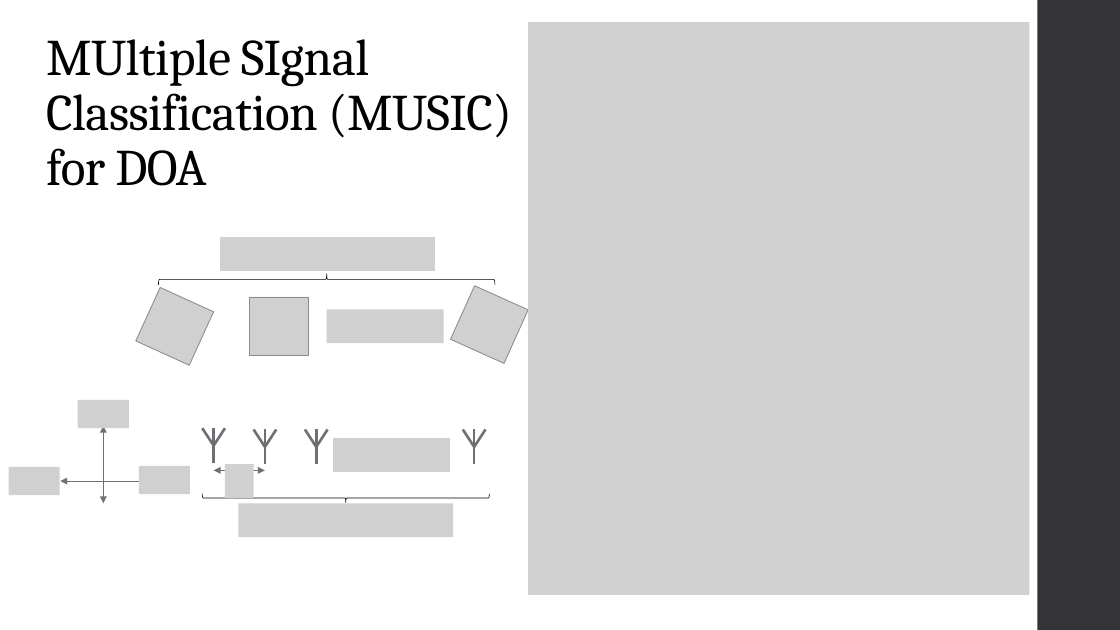
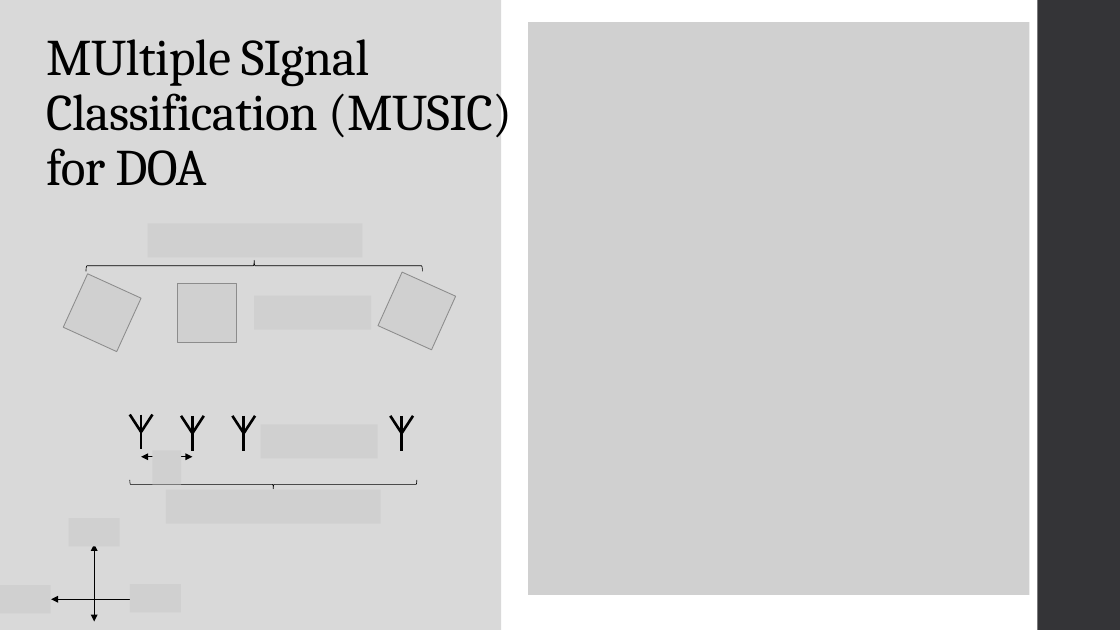
Before and after one commit to NateGolding/ECEN5244_Project, a slide deck: slide 3 of ECEN_5244_Term_Presentation.pptx. Drawn at 1120x630 pixels with LibreOffice and Linux fonts; fonts in the diff are those of the drawing; grey boxes stand for pictures. Boxes give left, top, right and bottom in pixels: in the first picture for what was removed or moved away, otherwise in the second. Text is boxed around its words. In the diff, an @@ line names an element or a change of style, - is before the commit and + after.

```diff
--- a/ECEN_5244_Term_Presentation.pptx
+++ b/ECEN_5244_Term_Presentation.pptx
@@ rectangle added at (0,0,502,630), fill #D9D9D9 @@
@@ 5 lines, 2 pictures, 2 right braces, 1 double arrow: place and size @@
-5 lines, 2 pictures, 2 right braces, 1 double arrow at (136,237,495,503)
+5 lines, 2 pictures, 2 right braces, 1 double arrow at (64,223,423,489)
@@ picture added at (255,296,371,329) @@
@@ picture removed at (327,309,444,343) @@
@@ line (130, 415) - (141, 432): stroke #6F6F74 2.25 pt to #000000 2.25 pt @@
@@ line (141, 415) - (141, 450): stroke #6F6F74 2.25 pt to #000000 2.25 pt @@
@@ line (141, 432) - (153, 415): stroke #6F6F74 2.25 pt to #000000 2.25 pt @@
@@ line (181, 416) - (192, 434): stroke #6F6F74 2.25 pt to #000000 2.25 pt @@
@@ line (192, 434) - (204, 416): stroke #6F6F74 2.25 pt to #000000 2.25 pt @@
@@ line (192, 416) - (192, 451): stroke #6F6F74 2.25 pt to #000000 2.25 pt @@
@@ line (233, 416) - (244, 434): stroke #6F6F74 2.25 pt to #000000 2.25 pt @@
@@ line (244, 416) - (244, 451): stroke #6F6F74 2.25 pt to #000000 2.25 pt @@
@@ line (244, 434) - (255, 416): stroke #6F6F74 2.25 pt to #000000 2.25 pt @@
@@ line (391, 416) - (402, 434): stroke #6F6F74 2.25 pt to #000000 2.25 pt @@
@@ line (402, 416) - (402, 451): stroke #6F6F74 2.25 pt to #000000 2.25 pt @@
@@ line (402, 434) - (413, 416): stroke #6F6F74 2.25 pt to #000000 2.25 pt @@
@@ picture added at (260,424,377,458) @@
@@ picture removed at (333,439,450,472) @@
@@ picture removed at (8,467,60,496) @@
@@ picture removed at (139,466,190,495) @@
@@ double arrow (141, 457) - (192, 457): stroke #6F6F74 0.75 pt to #000000 0.75 pt @@
@@ picture added at (153,450,181,484) @@
@@ picture removed at (225,465,254,498) @@
@@ 7 lines, 3 pictures: place and size @@
-7 lines, 3 pictures at (239,285,529,537)
+7 lines, 3 pictures at (166,272,456,523)
@@ 2 double arrows, 1 picture: place and size @@
-2 double arrows, 1 picture at (60,400,146,503)
+2 double arrows, 1 picture at (51,518,137,622)
@@ double arrow (94, 544) - (94, 622): stroke #6F6F74 0.75 pt to #000000 0.75 pt @@
@@ picture added at (0,586,50,614) @@
@@ double arrow (51, 599) - (137, 599): stroke #6F6F74 0.75 pt to #000000 0.75 pt @@
@@ picture added at (130,584,181,613) @@
```
Also in this commit, not shown: 2 other slides changed.
